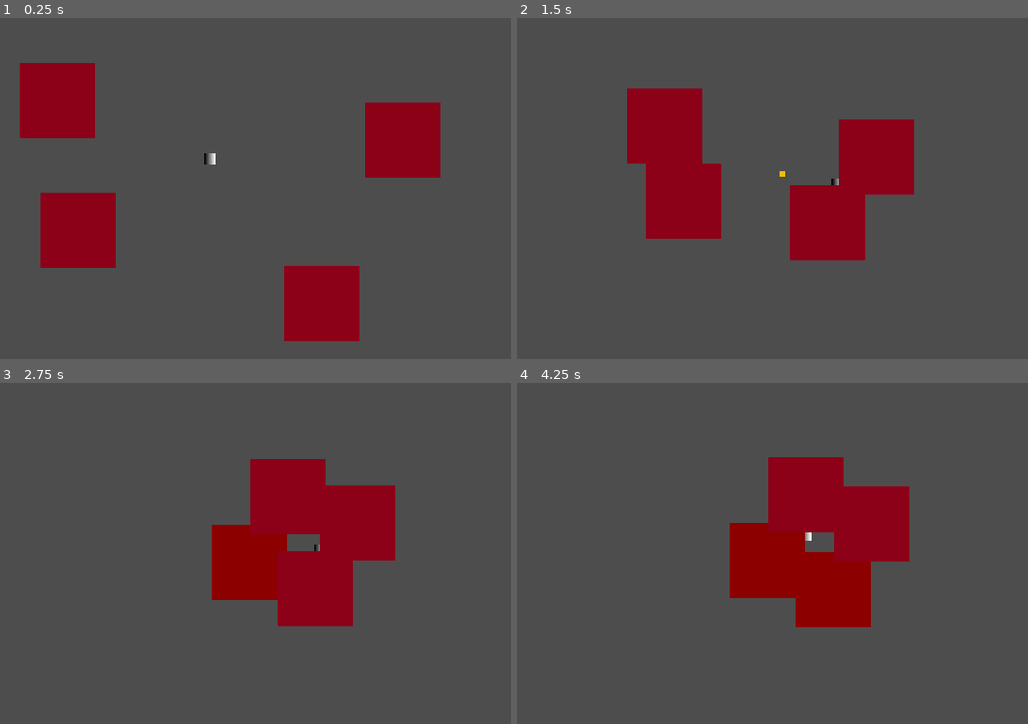
Above: before the commit, frames 1-4 (two rows, left to right).
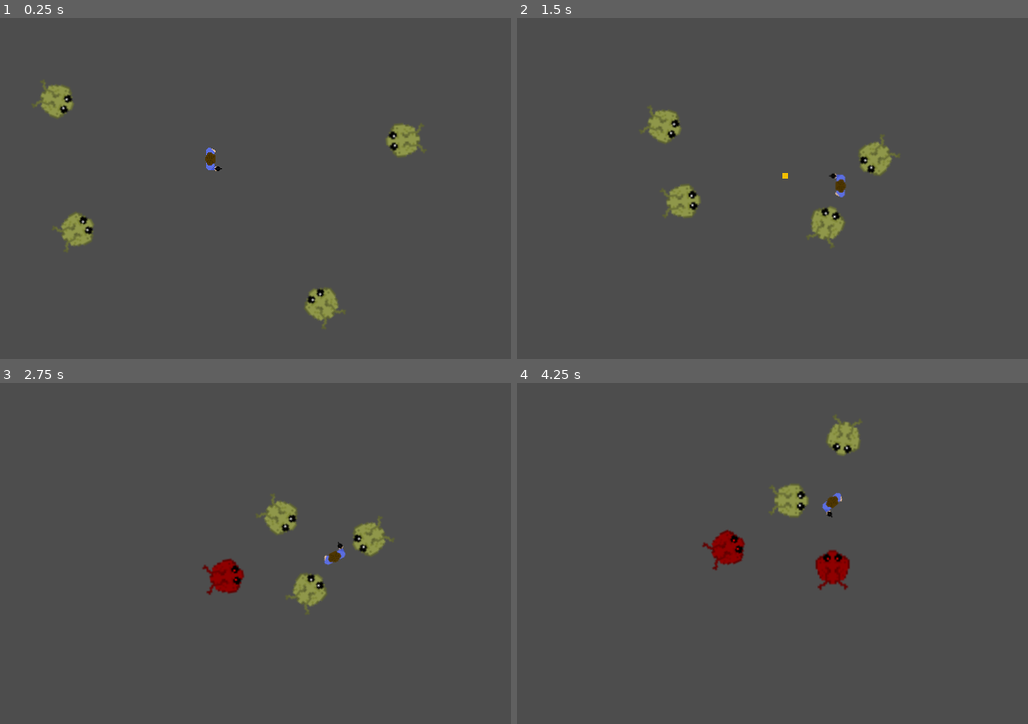
Above: after the commit, the same moments.

Repository: Cam-Hak/test_game_godot
Game: Godot game, scene res://main.tscn
Two runs of this game, one before a commit and one after it. Both use one fixed random seed, a clock stepped at 60 frames per second and the inputs below.
Inputs (mouse positions are in pixels of both pictures, inside the frame that each line leads up to):
- Up to frame 1 (0.25 s): no input
- Up to frame 2 (1.5 s): move the mouse to (859, 137) at 0.52 s; hold D (move_right) 0.53-1.28 s; tap Shift (dash) at 0.6 s; move the mouse to (603, 181) at 1.27 s; hold S (move_down) from 1.28 s (still down); click (603, 181) at 1.35 s
- Up to frame 3 (2.75 s): move the mouse to (270, 423) at 2.02 s; release S (move_down) at 2.03 s; hold D (move_right) from 2.03 s (still down); tap Shift (dash) at 2.1 s
- Up to frame 4 (4.25 s): move the mouse to (695, 614) at 2.77 s; release D (move_right) at 2.78 s; hold W (move_up) 2.78-3.53 s; click (695, 614) at 2.85 s; move the mouse to (905, 591) at 3.52 s; hold A (move_left) from 3.53 s (still down); tap Shift (dash) at 3.6 s

The runs differ from the first frame. In frame 1, 13% of the frame differs, in the area x 3-87%, y 13-95%; in frame 2, 13%; in frame 3, 12%; in frame 4, 13%.

Commit message:
added player and enemy sprites

Diff:
--- a/enemy/enemy.gd
+++ b/enemy/enemy.gd
@@ -15,6 +15,7 @@
 	if player:
 		var direction = (player.global_position - global_position).normalized()
 		velocity = direction * speed
+		rotation = direction.angle() - PI/2
 		move_and_slide()
 
 
--- a/enemy/enemy.tscn
+++ b/enemy/enemy.tscn
@@ -1,18 +1,10 @@
 [gd_scene format=3 uid="uid://r7bwl4xlp7vi"]
 
 [ext_resource type="Script" uid="uid://b365l03knl0bj" path="res://enemy/enemy.gd" id="1_2mvqj"]
+[ext_resource type="Texture2D" uid="uid://rnledyd5nh3u" path="res://enemy/alient.png" id="2_ofsxj"]
 
 [sub_resource type="RectangleShape2D" id="RectangleShape2D_4gyqm"]
 size = Vector2(5, 5)
-
-[sub_resource type="Gradient" id="Gradient_qi2p4"]
-offsets = PackedFloat32Array(0)
-colors = PackedColorArray(0.5494355, 0, 0.096337385, 1)
-
-[sub_resource type="GradientTexture2D" id="GradientTexture2D_iifgy"]
-gradient = SubResource("Gradient_qi2p4")
-width = 5
-height = 5
 
 [node name="enemy" type="CharacterBody2D" unique_id=1206639093 groups=["enemies"]]
 collision_layer = 5
@@ -23,5 +15,5 @@
 shape = SubResource("RectangleShape2D_4gyqm")
 
 [node name="Sprite2D" type="Sprite2D" parent="." unique_id=759097990]
-scale = Vector2(16, 16)
-texture = SubResource("GradientTexture2D_iifgy")
+scale = Vector2(2, 2)
+texture = ExtResource("2_ofsxj")
--- a/player/player.gd
+++ b/player/player.gd
@@ -24,6 +24,7 @@
 		_check_dash()
 
 	_check_shoot()
+	rotation = (get_global_mouse_position() - global_position).angle() + PI/2
 	move_and_slide()
 
 
--- a/player/player.tscn
+++ b/player/player.tscn
@@ -1,16 +1,10 @@
 [gd_scene format=3 uid="uid://diygwv781k3tm"]
 
 [ext_resource type="Script" uid="uid://bvcjdokm062ij" path="res://player/player.gd" id="1_4flbx"]
+[ext_resource type="Texture2D" uid="uid://c4j1yvxggikxt" path="res://player/test_player.png" id="2_rkbax"]
 
 [sub_resource type="RectangleShape2D" id="RectangleShape2D_onrkg"]
 size = Vector2(12, 12)
-
-[sub_resource type="Gradient" id="Gradient_i3pqv"]
-
-[sub_resource type="GradientTexture2D" id="GradientTexture2D_hqtel"]
-gradient = SubResource("Gradient_i3pqv")
-width = 12
-height = 12
 
 [node name="Player" type="CharacterBody2D" unique_id=737012828 groups=["player"]]
 script = ExtResource("1_4flbx")
@@ -19,7 +13,7 @@
 shape = SubResource("RectangleShape2D_onrkg")
 
 [node name="Sprite2D" type="Sprite2D" parent="." unique_id=1078253532]
-texture = SubResource("GradientTexture2D_hqtel")
+texture = ExtResource("2_rkbax")
 
 [node name="ShootCooldown" type="Timer" parent="." unique_id=620959531]
 wait_time = 0.001
Binary file added: enemy/alient.png
Not shown, added: enemy/alient.png.import
Binary file added: player/test_player.ase
Binary file added: player/test_player.png
Not shown, added: player/test_player.png.import
